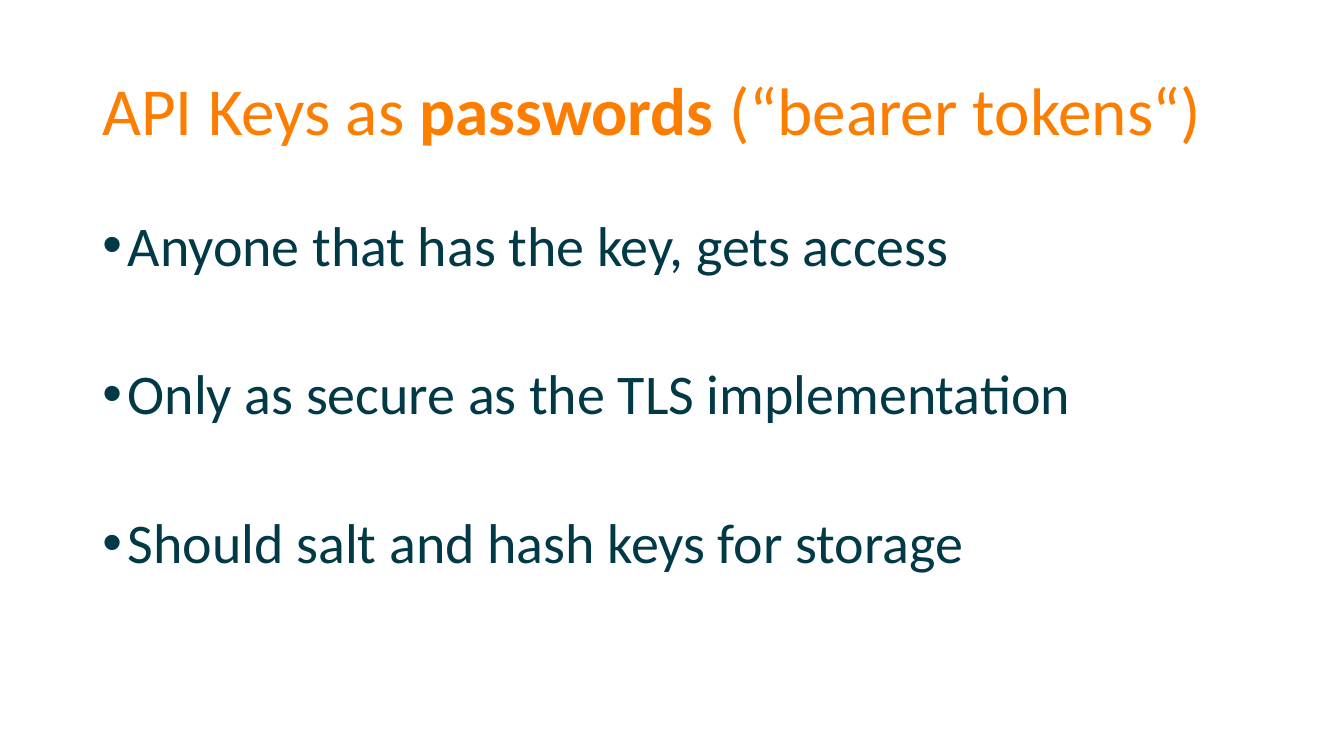
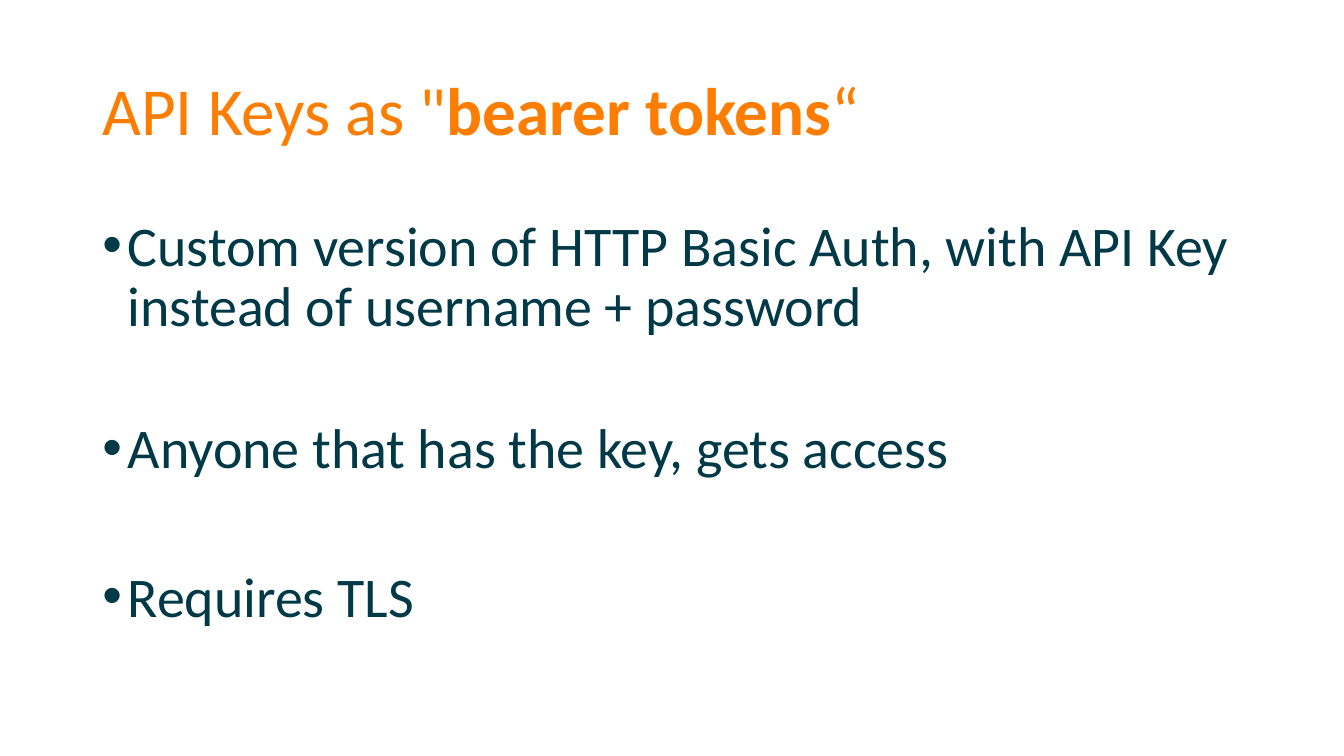
Before and after one commit to spetryjohnson/Securing-Your-API-Endpoints, a slide deck: slide 20 of Securing Your API Endpoints.pptx (slide 22 before the commit). Drawn at 1344x756 pixels with LibreOffice and Linux fonts; fonts in the diff are those of the drawing. Boxes give left, top, right and bottom in pixels: in the first picture for what was removed or moved away, otherwise in the second. Text is boxed around its words. In the diff, an @@ line names an element or a change of style, - is before the commit and + after.

```diff
--- a/Securing Your API Endpoints.pptx
+++ b/Securing Your API Endpoints.pptx
@@ title at bbox=[102, 86, 860, 146]: text changed; bold on @@
-API Keys as passwords (“bearer tokens“)
+API Keys as "bearer tokens“
@@ text at bbox=[128, 227, 1228, 335]: paragraph added @@
+• Custom version of HTTP Basic Auth, with API Key instead of username + password
@@ text at bbox=[128, 578, 413, 626]: text changed @@
-• Only as secure as the TLS implementation
-• Should salt and hash keys for storage
+• Requires TLS
```
Also in this commit, not shown: 5 other slides changed, 1 slide removed.
